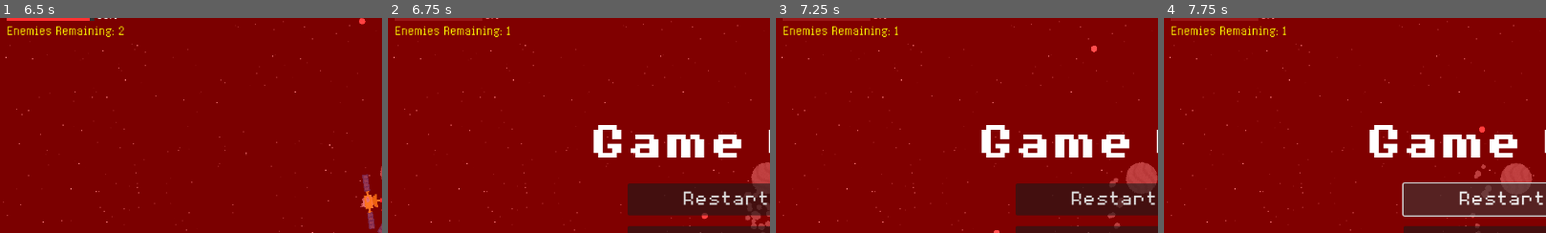
Above: before the commit, frames 1-4 (left to right).
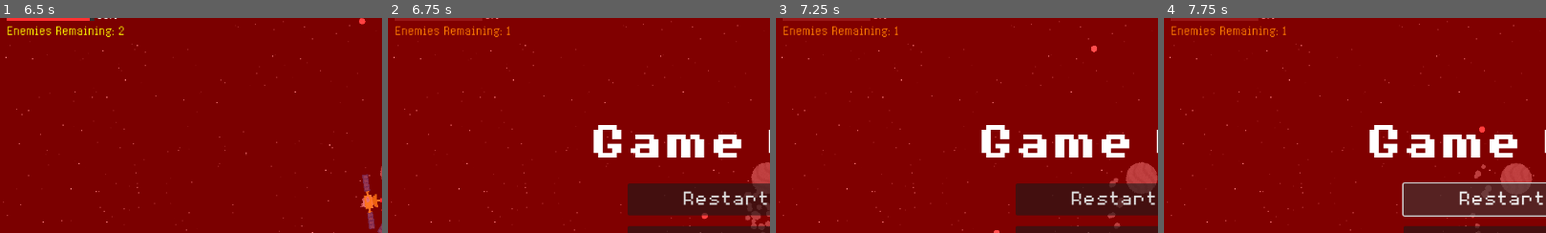
Above: after the commit, the same moments.

Repository: Birb-Games/gmtk-2025
Game: Godot game, scene res://scenes/main.tscn
Two runs of this game, one before a commit and one after it. Both use one fixed random seed, a clock stepped at 60 frames per second and the inputs below.
Inputs (mouse positions are % of the whole screen's width and height, from its top left):
- Up to frame 1 (6.5 s): click "Select Level" at 0.5 s; click "1" at 1.25 s; move the mouse to (45, 70) at 2.02 s; press the mouse at (45, 70) at 2.03 s; hold Up (up) 2.03-3.53 s; move the mouse to (80, 65) at 2.77 s; release the mouse at (80, 65) at 2.78 s; tap Mouse wheel up (zoom_camera_in) at 2.85, 5.1 s; move the mouse to (20, 35) at 3.52 s; hold A (left) 3.53-5.03 s; tap Mouse wheel down (zoom_camera_out) at 3.6, 5.85 s; move the mouse to (55, 50) at 4.27 s; click (55, 50) at 4.35 s; move the mouse to (35, 25) at 5.02 s; hold Down (down) 5.03-5.78 s; move the mouse to (72, 45) at 5.77 s; hold Right (right) from 5.78 s (still down)
- Up to frame 2 (6.75 s): move the mouse to (30, 55) at 6.52 s; release Right (right) at 6.53 s; press the mouse at (30, 55) at 6.53 s; hold Up (up) from 6.53 s (still down)
- Up to frame 3 (7.25 s): keep holding Up (up)
- Up to frame 4 (7.75 s): release Up (up) at 7.25 s; release the mouse at (30, 55) at 7.25 s; click "Restart Level" at 7.25 s
The pictures show only the part of the screen within x 1-51%, y 7-57%; the shares and areas given below are measured in that part.

Frame 1 is identical in both runs. In frame 2, 0.5% of the frame differs, in the area x 2-32%, y 3-9%; in frame 3, 0.5%; in frame 4, 0.5%.

Commit message:
made 'return to main menu' buttons functional

Diff:
--- a/scenes/HUD.tscn
+++ b/scenes/HUD.tscn
@@ -63,147 +63,6 @@
 theme_override_fonts/font = ExtResource("1_qpvh6")
 text = "100%"
 
-[node name="DeathScreen" type="ColorRect" parent="."]
-visible = false
-layout_mode = 0
-offset_right = 1152.0
-offset_bottom = 648.0
-color = Color(1, 0, 0, 0.501961)
-
-[node name="VBoxContainer" type="VBoxContainer" parent="DeathScreen"]
-layout_mode = 0
-offset_top = 209.0
-offset_right = 1152.0
-offset_bottom = 378.0
-
-[node name="Label" type="Label" parent="DeathScreen/VBoxContainer"]
-layout_mode = 2
-theme_override_fonts/font = ExtResource("4_7hsmw")
-theme_override_font_sizes/font_size = 80
-text = "Game Over!"
-horizontal_alignment = 1
-
-[node name="VBoxContainer2" type="VBoxContainer" parent="DeathScreen"]
-layout_mode = 0
-offset_left = 377.0
-offset_top = 297.0
-offset_right = 775.0
-offset_bottom = 403.0
-
-[node name="Restart" type="Button" parent="DeathScreen/VBoxContainer2"]
-custom_minimum_size = Vector2(0, 48)
-layout_mode = 2
-theme_override_fonts/font = ExtResource("5_nysna")
-theme_override_font_sizes/font_size = 32
-text = "Restart Level"
-
-[node name="Panel" type="Panel" parent="DeathScreen/VBoxContainer2"]
-modulate = Color(1, 1, 1, 0)
-custom_minimum_size = Vector2(0, 8)
-layout_mode = 2
-
-[node name="ReturnToMainMenu" type="Button" parent="DeathScreen/VBoxContainer2"]
-custom_minimum_size = Vector2(0, 48)
-layout_mode = 2
-theme_override_fonts/font = ExtResource("5_nysna")
-theme_override_font_sizes/font_size = 32
-text = "Quit to Menu"
-
-[node name="PauseScreen" type="ColorRect" parent="."]
-visible = false
-layout_mode = 0
-offset_right = 1152.0
-offset_bottom = 648.0
-color = Color(0.25098, 0.25098, 0.25098, 0.752941)
-script = ExtResource("5_f6qnu")
-
-[node name="VBoxContainer" type="VBoxContainer" parent="PauseScreen"]
-layout_mode = 0
-offset_left = 238.0
-offset_top = 209.0
-offset_right = 914.0
-offset_bottom = 343.0
-
-[node name="Label" type="Label" parent="PauseScreen/VBoxContainer"]
-layout_mode = 2
-theme_override_fonts/font = ExtResource("4_7hsmw")
-theme_override_font_sizes/font_size = 80
-text = "Paused"
-horizontal_alignment = 1
-
-[node name="VBoxContainer2" type="VBoxContainer" parent="PauseScreen"]
-layout_mode = 0
-offset_left = 377.0
-offset_top = 297.0
-offset_right = 775.0
-offset_bottom = 403.0
-
-[node name="ReturnToGame" type="Button" parent="PauseScreen/VBoxContainer2"]
-custom_minimum_size = Vector2(0, 48)
-layout_mode = 2
-theme_override_fonts/font = ExtResource("5_nysna")
-theme_override_font_sizes/font_size = 32
-text = "Return to Game"
-
-[node name="Panel" type="Panel" parent="PauseScreen/VBoxContainer2"]
-modulate = Color(1, 1, 1, 0)
-custom_minimum_size = Vector2(0, 8)
-layout_mode = 2
-
-[node name="ReturnToMainMenu" type="Button" parent="PauseScreen/VBoxContainer2"]
-custom_minimum_size = Vector2(0, 48)
-layout_mode = 2
-theme_override_fonts/font = ExtResource("5_nysna")
-theme_override_font_sizes/font_size = 32
-text = "Quit to Menu"
-
-[node name="WinScreen" type="ColorRect" parent="."]
-visible = false
-layout_mode = 0
-offset_right = 1152.0
-offset_bottom = 648.0
-color = Color(0.25098, 0.25098, 0.25098, 0.752941)
-
-[node name="VBoxContainer" type="VBoxContainer" parent="WinScreen"]
-layout_mode = 0
-offset_left = 238.0
-offset_top = 209.0
-offset_right = 914.0
-offset_bottom = 343.0
-
-[node name="Label" type="Label" parent="WinScreen/VBoxContainer"]
-layout_mode = 2
-theme_override_fonts/font = ExtResource("4_7hsmw")
-theme_override_font_sizes/font_size = 80
-text = "Level Cleared!"
-horizontal_alignment = 1
-
-[node name="VBoxContainer2" type="VBoxContainer" parent="WinScreen"]
-layout_mode = 0
-offset_left = 377.0
-offset_top = 297.0
-offset_right = 775.0
-offset_bottom = 403.0
-
-[node name="ReturnToGame" type="Button" parent="WinScreen/VBoxContainer2"]
-custom_minimum_size = Vector2(0, 48)
-layout_mode = 2
-theme_override_fonts/font = ExtResource("5_nysna")
-theme_override_font_sizes/font_size = 32
-text = "Next Level"
-
-[node name="Panel" type="Panel" parent="WinScreen/VBoxContainer2"]
-modulate = Color(1, 1, 1, 0)
-custom_minimum_size = Vector2(0, 8)
-layout_mode = 2
-
-[node name="ReturnToMainMenu" type="Button" parent="WinScreen/VBoxContainer2"]
-custom_minimum_size = Vector2(0, 48)
-layout_mode = 2
-theme_override_fonts/font = ExtResource("5_nysna")
-theme_override_font_sizes/font_size = 32
-text = "Quit to Menu"
-
 [node name="EnemyCounter" type="Label" parent="."]
 layout_mode = 0
 offset_left = 26.0
@@ -214,4 +73,148 @@
 theme_override_fonts/font = ExtResource("1_qpvh6")
 text = "Enemies Remaining: 0"
 
+[node name="DeathScreen" type="ColorRect" parent="."]
+visible = false
+layout_mode = 0
+offset_right = 1152.0
+offset_bottom = 648.0
+color = Color(1, 0, 0, 0.501961)
+
+[node name="VBoxContainer" type="VBoxContainer" parent="DeathScreen"]
+layout_mode = 0
+offset_top = 209.0
+offset_right = 1152.0
+offset_bottom = 378.0
+
+[node name="Label" type="Label" parent="DeathScreen/VBoxContainer"]
+layout_mode = 2
+theme_override_fonts/font = ExtResource("4_7hsmw")
+theme_override_font_sizes/font_size = 80
+text = "Game Over!"
+horizontal_alignment = 1
+
+[node name="VBoxContainer2" type="VBoxContainer" parent="DeathScreen"]
+layout_mode = 0
+offset_left = 377.0
+offset_top = 297.0
+offset_right = 775.0
+offset_bottom = 403.0
+
+[node name="Restart" type="Button" parent="DeathScreen/VBoxContainer2"]
+custom_minimum_size = Vector2(0, 48)
+layout_mode = 2
+theme_override_fonts/font = ExtResource("5_nysna")
+theme_override_font_sizes/font_size = 32
+text = "Restart Level"
+
+[node name="Panel" type="Panel" parent="DeathScreen/VBoxContainer2"]
+modulate = Color(1, 1, 1, 0)
+custom_minimum_size = Vector2(0, 8)
+layout_mode = 2
+
+[node name="ReturnToMainMenu" type="Button" parent="DeathScreen/VBoxContainer2"]
+custom_minimum_size = Vector2(0, 48)
+layout_mode = 2
+theme_override_fonts/font = ExtResource("5_nysna")
+theme_override_font_sizes/font_size = 32
+text = "Quit to Menu"
+
+[node name="PauseScreen" type="ColorRect" parent="."]
+visible = false
+layout_mode = 0
+offset_right = 1152.0
+offset_bottom = 648.0
+color = Color(0.25098, 0.25098, 0.25098, 0.752941)
+script = ExtResource("5_f6qnu")
+
+[node name="VBoxContainer" type="VBoxContainer" parent="PauseScreen"]
+layout_mode = 0
+offset_left = 238.0
+offset_top = 209.0
+offset_right = 914.0
+offset_bottom = 343.0
+
+[node name="Label" type="Label" parent="PauseScreen/VBoxContainer"]
+layout_mode = 2
+theme_override_fonts/font = ExtResource("4_7hsmw")
+theme_override_font_sizes/font_size = 80
+text = "Paused"
+horizontal_alignment = 1
+
+[node name="VBoxContainer2" type="VBoxContainer" parent="PauseScreen"]
+layout_mode = 0
+offset_left = 377.0
+offset_top = 297.0
+offset_right = 775.0
+offset_bottom = 403.0
+
+[node name="ReturnToGame" type="Button" parent="PauseScreen/VBoxContainer2"]
+custom_minimum_size = Vector2(0, 48)
+layout_mode = 2
+theme_override_fonts/font = ExtResource("5_nysna")
+theme_override_font_sizes/font_size = 32
+text = "Return to Game"
+
+[node name="Panel" type="Panel" parent="PauseScreen/VBoxContainer2"]
+modulate = Color(1, 1, 1, 0)
+custom_minimum_size = Vector2(0, 8)
+layout_mode = 2
+
+[node name="ReturnToMainMenu" type="Button" parent="PauseScreen/VBoxContainer2"]
+custom_minimum_size = Vector2(0, 48)
+layout_mode = 2
+theme_override_fonts/font = ExtResource("5_nysna")
+theme_override_font_sizes/font_size = 32
+text = "Quit to Menu"
+
+[node name="WinScreen" type="ColorRect" parent="."]
+visible = false
+layout_mode = 0
+offset_right = 1152.0
+offset_bottom = 648.0
+color = Color(0.25098, 0.25098, 0.25098, 0.752941)
+
+[node name="VBoxContainer" type="VBoxContainer" parent="WinScreen"]
+layout_mode = 0
+offset_left = 238.0
+offset_top = 209.0
+offset_right = 914.0
+offset_bottom = 343.0
+
+[node name="Label" type="Label" parent="WinScreen/VBoxContainer"]
+layout_mode = 2
+theme_override_fonts/font = ExtResource("4_7hsmw")
+theme_override_font_sizes/font_size = 80
+text = "Level Cleared!"
+horizontal_alignment = 1
+
+[node name="VBoxContainer2" type="VBoxContainer" parent="WinScreen"]
+layout_mode = 0
+offset_left = 377.0
+offset_top = 297.0
+offset_right = 775.0
+offset_bottom = 403.0
+
+[node name="NextLevel" type="Button" parent="WinScreen/VBoxContainer2"]
+custom_minimum_size = Vector2(0, 48)
+layout_mode = 2
+theme_override_fonts/font = ExtResource("5_nysna")
+theme_override_font_sizes/font_size = 32
+text = "Next Level"
+
+[node name="Panel" type="Panel" parent="WinScreen/VBoxContainer2"]
+modulate = Color(1, 1, 1, 0)
+custom_minimum_size = Vector2(0, 8)
+layout_mode = 2
+
+[node name="ReturnToMainMenu" type="Button" parent="WinScreen/VBoxContainer2"]
+custom_minimum_size = Vector2(0, 48)
+layout_mode = 2
+theme_override_fonts/font = ExtResource("5_nysna")
+theme_override_font_sizes/font_size = 32
+text = "Quit to Menu"
+
+[connection signal="pressed" from="DeathScreen/VBoxContainer2/ReturnToMainMenu" to="." method="_on_return_to_main_menu_pressed"]
 [connection signal="pressed" from="PauseScreen/VBoxContainer2/ReturnToGame" to="PauseScreen" method="_on_return_to_game_pressed"]
+[connection signal="pressed" from="PauseScreen/VBoxContainer2/ReturnToMainMenu" to="." method="_on_return_to_main_menu_pressed"]
+[connection signal="pressed" from="WinScreen/VBoxContainer2/ReturnToMainMenu" to="." method="_on_return_to_main_menu_pressed"]
--- a/scripts/hud.gd
+++ b/scripts/hud.gd
@@ -1,9 +1,12 @@
 extends Control
 
-func _ready() -> void:
+func reset() -> void:
 	$PauseScreen.hide()
 	$DeathScreen.hide()
 	$WinScreen.hide()
+
+func _ready() -> void:
+	reset()
 
 func set_mouse() -> void:
 	if $WinScreen.visible or $PauseScreen.visible or !visible:
@@ -57,3 +60,11 @@
 	if Input.is_action_just_pressed("ui_cancel") and !$WinScreen.visible:
 		$PauseScreen.visible = !$PauseScreen.visible
 		get_tree().paused = $PauseScreen.visible
+
+func _on_return_to_main_menu_pressed() -> void:
+	var level = get_node_or_null("/root/Main/Level")
+	if level:
+		level.queue_free()
+	$/root/Main/GUI/MainMenu.show()
+	get_tree().paused = false
+	reset()
--- a/scripts/level_select_button.gd
+++ b/scripts/level_select_button.gd
@@ -10,4 +10,4 @@
 
 func _on_pressed() -> void:
 	$/root/Main.add_child(level.instantiate())
-	get_parent().get_parent().queue_free()
+	$/root/Main/GUI/LevelSelect.hide()
--- a/scripts/main_menu.gd
+++ b/scripts/main_menu.gd
@@ -2,6 +2,11 @@
 
 @onready var credits = $/root/Main/GUI/Credits
 @onready var level_select = $/root/Main/GUI/LevelSelect
+
+func _ready() -> void:
+	# Hide the quit button on web
+	if OS.get_name() == "HTML5":
+		$VBoxContainer/Quit.hide()
 
 func _on_select_level_pressed() -> void:
 	hide()
